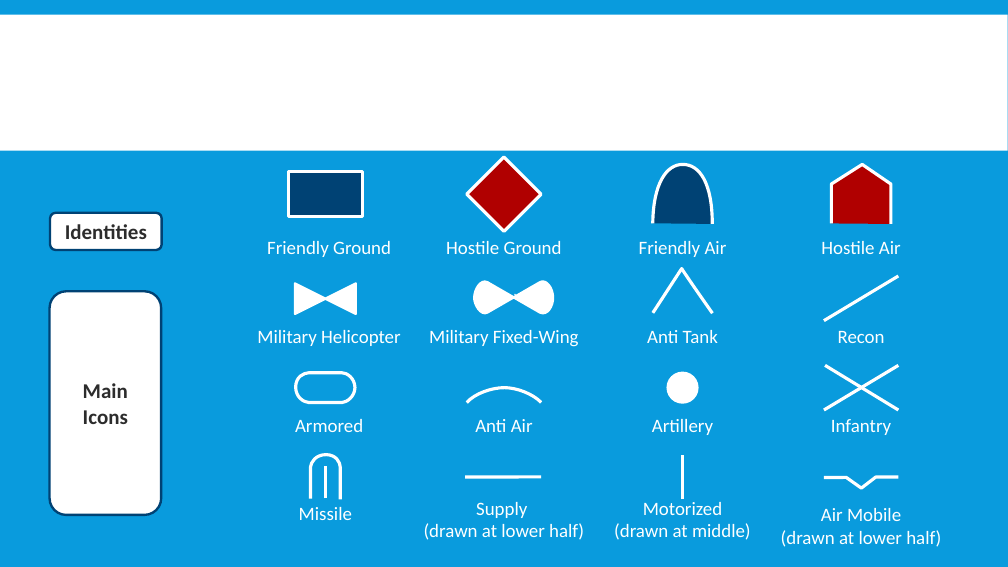
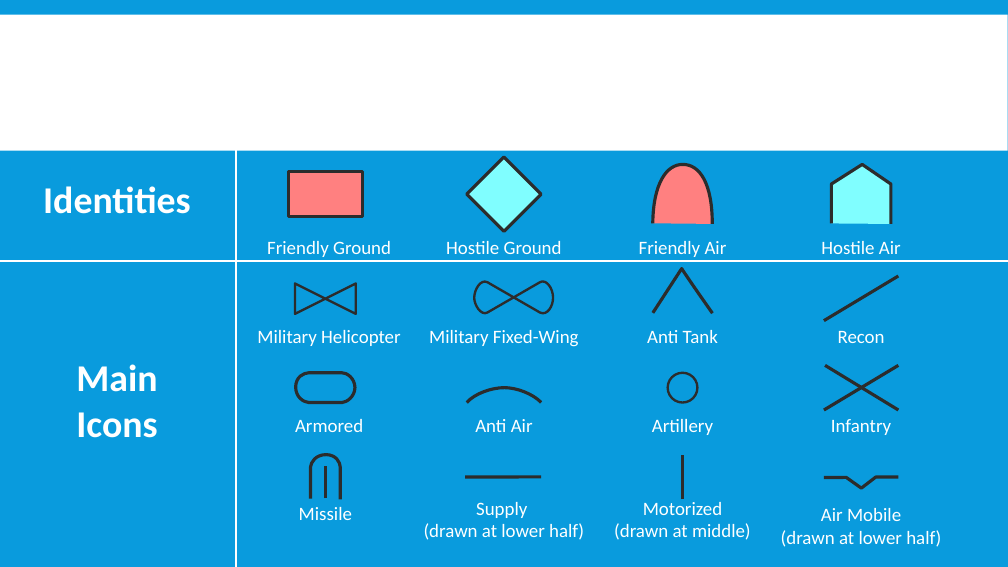
Before and after one commit to FlightControl-Master/MOOSE, a slide deck: slide 5 of Moose Training/Presentations/DCS World - MOOSE - Detection - Part 1 - Explanation.pptx. Drawn at 1008x567 pixels with LibreOffice and Linux fonts; fonts in the diff are those of the drawing; background and template pictures are left out. Boxes give left, top, right and bottom in pixels: in the first picture for what was removed or moved away, otherwise in the second. Text is boxed around its words. In the diff, an @@ line names an element or a change of style, - is before the commit and + after.

```diff
--- a/Moose Training/Presentations/DCS World - MOOSE - Detection - Part 1 - Explanation.pptx
+++ b/Moose Training/Presentations/DCS World - MOOSE - Detection - Part 1 - Explanation.pptx
@@ text "Identities": place and size @@
-text "Identities" at box(50, 212, 162, 250)
+text "Identities" at box(43, 186, 191, 214)
@@ text "Identities" at box(43, 186, 191, 214): size 20 to 36 pt, text colour #2C2C2C to #FFFFFF; fill #FFFFFF to none; outline #004274 2.25 pt to none @@
@@ line added from (236, 567) to (236, 150), #FFFFFF 2.25 pt @@
@@ rectangle at box(288, 172, 362, 216): fill #004274 to #FF8080; outline #FFFFFF 3 pt to #2C2C2C 3 pt @@
@@ rectangle at box(467, 157, 542, 232): fill #B00000 to #80FEFF; outline #FFFFFF 3 pt to #2C2C2C 3 pt @@
@@ freeform shape at box(653, 165, 713, 225): fill #004274 to #FF8080; outline #FFFFFF 3 pt to #2C2C2C 3 pt @@
@@ freeform shape at box(832, 165, 892, 225): fill #B00000 to #80FEFF; outline #FFFFFF 3 pt to #2C2C2C 3 pt @@
@@ line added from (1008, 261) to (0, 261), #FFFFFF 2.25 pt @@
@@ fill #FFFFFF to none; outline #FFFFFF 2.25 pt to #2C2C2C 2.25 pt in 3 elements at box(295, 284, 355, 314), box(668, 373, 697, 402), box(474, 281, 553, 313) @@
@@ text in freeform shape at box(501, 294, 524, 303): text removed @@
-1
@@ line (824, 321) - (898, 276): stroke #FFFFFF 3 pt to #2C2C2C 3 pt @@
@@ text "Main": place and size @@
-text "Main" at box(50, 291, 162, 515)
+text "Main" at box(76, 364, 157, 438)
@@ text "Main" at box(76, 364, 157, 438): size 20 to 36 pt, text colour #2C2C2C to #FFFFFF; vertical alignment middle to top; fill #FFFFFF to none; outline #004274 2.25 pt to none @@
@@ line (824, 410) - (898, 365): stroke #FFFFFF 3 pt to #2C2C2C 3 pt @@
@@ line (898, 410) - (825, 365): stroke #FFFFFF 3 pt to #2C2C2C 3 pt @@
@@ line (325, 498) - (325, 467): stroke #FFFFFF 3 pt to #2C2C2C 3 pt @@
@@ line (465, 477) - (541, 477): stroke #FFFFFF 3 pt to #2C2C2C 3 pt @@
@@ line (683, 499) - (683, 454): stroke #FFFFFF 3 pt to #2C2C2C 3 pt @@
@@ outline #FFFFFF 3 pt to #2C2C2C 3 pt in 5 elements at box(653, 268, 713, 313), box(467, 388, 541, 403), box(296, 373, 355, 402), box(311, 454, 340, 499), box(824, 477, 898, 488) @@
```
Also in this commit, not shown: 16 other slides changed, 3 slides added, 8 slides removed, 1 other file.
